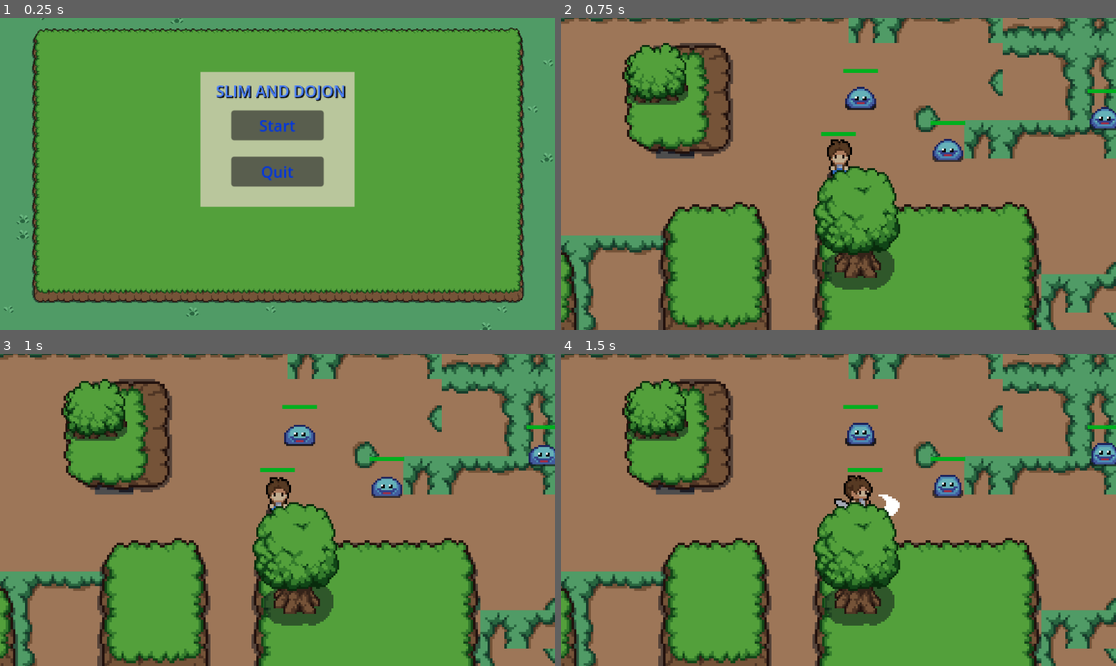
Above: before the commit, frames 1-4 (two rows, left to right).
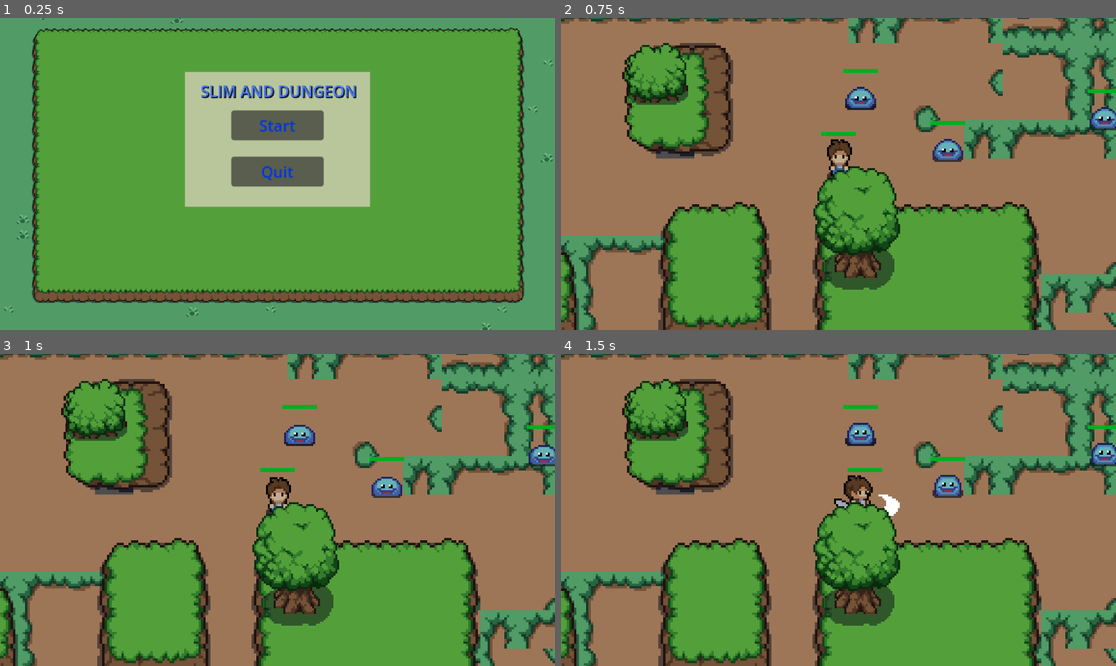
Above: after the commit, the same moments.

Repository: triuyen/Godot_grp_project
Game: Godot game, scene res://game_design/start_menu.tscn
The game is run twice, just before and just after one commit, with the same random seed, the same clock (stepped at 60 frames per second) and the same inputs. This scene is started directly instead of the project's main scene.
Inputs (mouse positions are in pixels of both pictures, inside the frame that each line leads up to):
- Up to frame 1 (0.25 s): no input
- Up to frame 2 (0.75 s): click "Start" at 0.5 s
- Up to frame 3 (1 s): no input
- Up to frame 4 (1.5 s): move the mouse to (960, 494) at 1.27 s; hold D (player_right) from 1.28 s (still down); click (960, 494) at 1.35 s

The runs differ from the first frame. In frame 1, 3.4% of the frame differs, in the area x 33-67%, y 17-61%; in frame 2, nothing differs; in frame 3, nothing differs; in frame 4, nothing differs.

Commit message:
[WIP] small fix

Diff:
--- a/godot/game_design/start_menu.tscn
+++ b/godot/game_design/start_menu.tscn
@@ -223,7 +223,8 @@
 
 [node name="ColorRect" type="ColorRect" parent="."]
 layout_mode = 0
-offset_right = 160.0
+offset_left = -16.0
+offset_right = 176.0
 offset_bottom = 140.0
 color = Color(0.725485, 0.775877, 0.612065, 1)
 
@@ -240,14 +241,13 @@
 
 [node name="Label" type="Label" parent="."]
 layout_mode = 0
-offset_left = 16.0
 offset_top = 8.0
-offset_right = 151.0
+offset_right = 156.0
 offset_bottom = 40.0
 theme_override_colors/font_color = Color(0.286693, 0.501015, 1, 1)
 theme_override_colors/font_shadow_color = Color(0, 0, 0, 1)
 theme_override_colors/font_outline_color = Color(0.758192, 0.758192, 0.758192, 1)
-text = "Slim and Dojon"
+text = "Slim and Dungeon"
 horizontal_alignment = 1
 uppercase = true
 
